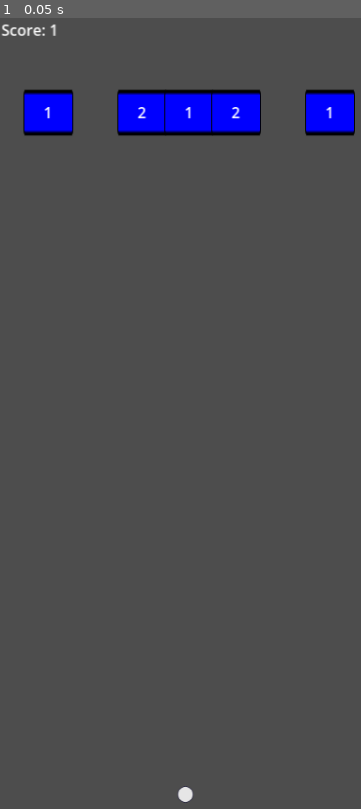
Above: before the commit, frame 1.
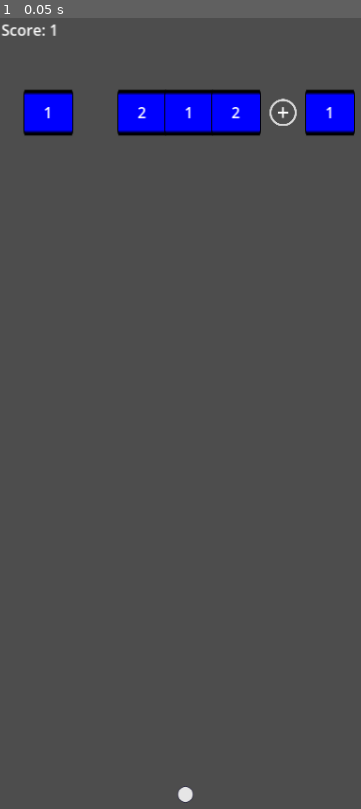
Above: after the commit, the same moment.

Repository: sfranks01/balls-v2
Game: Godot game, scene res://scenes/game_scene.tscn
Two runs of this game, one before a commit and one after it. Both use one fixed random seed, a clock stepped at 60 frames per second and the inputs below.
Inputs:
- Up to frame 1 (0.05 s): no input

The runs differ from the first frame. In frame 1, 0.1% of the frame differs, in the area x 74-83%, y 10-14%.

Commit message:
added ball pickup and score

Diff:
--- /dev/null
+++ b/scenes/add_ball_pickup.tscn
@@ -0,0 +1,20 @@
+[gd_scene load_steps=4 format=3 uid="uid://cc0cc84arxfsr"]
+
+[ext_resource type="Script" path="res://scripts/add_ball_pickup.gd" id="1_64xqt"]
+[ext_resource type="Texture2D" uid="uid://m12mayidajgn" path="res://assets/pickups/add_ball_pickup.png" id="1_icvb8"]
+
+[sub_resource type="CircleShape2D" id="CircleShape2D_vsgun"]
+radius = 60.407
+
+[node name="add_ball_pickup" type="Area2D"]
+scale = Vector2(0.25, 0.25)
+collision_mask = 2
+script = ExtResource("1_64xqt")
+
+[node name="CollisionShape2D" type="CollisionShape2D" parent="."]
+shape = SubResource("CircleShape2D_vsgun")
+
+[node name="Sprite2D" type="Sprite2D" parent="CollisionShape2D"]
+texture = ExtResource("1_icvb8")
+
+[connection signal="body_entered" from="." to="." method="_on_body_entered"]
--- a/scenes/ball.tscn
+++ b/scenes/ball.tscn
@@ -1,7 +1,7 @@
 [gd_scene load_steps=4 format=3 uid="uid://bo4f0bcsyc6jt"]
 
-[ext_resource type="Script" path="res://scenes/ball.gd" id="1_tg14p"]
-[ext_resource type="Texture2D" uid="uid://cakxf8knngj37" path="res://assets/Ball Gray.png" id="2_jh2js"]
+[ext_resource type="Script" path="res://scripts/ball.gd" id="1_tg14p"]
+[ext_resource type="Texture2D" uid="uid://cakxf8knngj37" path="res://assets/balls/Ball Gray.png" id="2_jh2js"]
 
 [sub_resource type="CircleShape2D" id="CircleShape2D_gnstr"]
 radius = 9.05539
--- a/scenes/brick.tscn
+++ b/scenes/brick.tscn
@@ -1,11 +1,62 @@
 [gd_scene load_steps=8 format=3 uid="uid://di6xlxce8cmku"]
 
 [ext_resource type="Script" path="res://scripts/brick.gd" id="1_ja63i"]
-[ext_resource type="Texture2D" uid="uid://baxmxqb3h7au" path="res://assets/Block Blue.png" id="2_wvu3y"]
+[ext_resource type="Texture2D" uid="uid://baxmxqb3h7au" path="res://assets/bricks/Block Blue.png" id="2_wvu3y"]
 [ext_resource type="AudioStream" uid="uid://c4v4x7odo7v3e" path="res://assets/sounds/explosion.wav" id="3_fone4"]
 
 [sub_resource type="RectangleShape2D" id="RectangleShape2D_4q4o5"]
 size = Vector2(54, 50)
+
+[sub_resource type="Animation" id="Animation_efqdc"]
+length = 0.001
+tracks/0/type = "value"
+tracks/0/imported = false
+tracks/0/enabled = true
+tracks/0/path = NodePath("Sprite2D:visible")
+tracks/0/interp = 1
+tracks/0/loop_wrap = true
+tracks/0/keys = {
+"times": PackedFloat32Array(0),
+"transitions": PackedFloat32Array(1),
+"update": 1,
+"values": [true]
+}
+tracks/1/type = "value"
+tracks/1/imported = false
+tracks/1/enabled = true
+tracks/1/path = NodePath("CollisionShape2D:disabled")
+tracks/1/interp = 1
+tracks/1/loop_wrap = true
+tracks/1/keys = {
+"times": PackedFloat32Array(0),
+"transitions": PackedFloat32Array(1),
+"update": 1,
+"values": [false]
+}
+tracks/2/type = "value"
+tracks/2/imported = false
+tracks/2/enabled = true
+tracks/2/path = NodePath("Health:visible")
+tracks/2/interp = 1
+tracks/2/loop_wrap = true
+tracks/2/keys = {
+"times": PackedFloat32Array(0),
+"transitions": PackedFloat32Array(1),
+"update": 1,
+"values": [true]
+}
+tracks/3/type = "value"
+tracks/3/imported = false
+tracks/3/enabled = true
+tracks/3/path = NodePath("BrickDestroyedSound:playing")
+tracks/3/interp = 1
+tracks/3/loop_wrap = true
+tracks/3/keys = {
+"times": PackedFloat32Array(0),
+"transitions": PackedFloat32Array(1),
+"update": 1,
+"values": [false]
+}
 
 [sub_resource type="Animation" id="Animation_0tkgm"]
 resource_name = "brick_destroyed"
@@ -72,57 +123,6 @@
 }]
 }
 
-[sub_resource type="Animation" id="Animation_efqdc"]
-length = 0.001
-tracks/0/type = "value"
-tracks/0/imported = false
-tracks/0/enabled = true
-tracks/0/path = NodePath("Sprite2D:visible")
-tracks/0/interp = 1
-tracks/0/loop_wrap = true
-tracks/0/keys = {
-"times": PackedFloat32Array(0),
-"transitions": PackedFloat32Array(1),
-"update": 1,
-"values": [true]
-}
-tracks/1/type = "value"
-tracks/1/imported = false
-tracks/1/enabled = true
-tracks/1/path = NodePath("CollisionShape2D:disabled")
-tracks/1/interp = 1
-tracks/1/loop_wrap = true
-tracks/1/keys = {
-"times": PackedFloat32Array(0),
-"transitions": PackedFloat32Array(1),
-"update": 1,
-"values": [false]
-}
-tracks/2/type = "value"
-tracks/2/imported = false
-tracks/2/enabled = true
-tracks/2/path = NodePath("Health:visible")
-tracks/2/interp = 1
-tracks/2/loop_wrap = true
-tracks/2/keys = {
-"times": PackedFloat32Array(0),
-"transitions": PackedFloat32Array(1),
-"update": 1,
-"values": [true]
-}
-tracks/3/type = "value"
-tracks/3/imported = false
-tracks/3/enabled = true
-tracks/3/path = NodePath("BrickDestroyedSound:playing")
-tracks/3/interp = 1
-tracks/3/loop_wrap = true
-tracks/3/keys = {
-"times": PackedFloat32Array(0),
-"transitions": PackedFloat32Array(1),
-"update": 1,
-"values": [false]
-}
-
 [sub_resource type="AnimationLibrary" id="AnimationLibrary_lb6j2"]
 _data = {
 "RESET": SubResource("Animation_efqdc"),
@@ -159,11 +159,10 @@
 vertical_alignment = 1
 justification_flags = 131
 max_lines_visible = 1
-visible_characters = 3
-visible_ratio = 1.5
 
 [node name="BrickDestroyedSound" type="AudioStreamPlayer" parent="."]
 stream = ExtResource("3_fone4")
+volume_db = -11.642
 
 [node name="AnimationPlayer" type="AnimationPlayer" parent="."]
 libraries = {
--- a/scenes/game_scene.tscn
+++ b/scenes/game_scene.tscn
@@ -1,17 +1,22 @@
-[gd_scene load_steps=8 format=3 uid="uid://v6k8mkeqkx0l"]
+[gd_scene load_steps=9 format=3 uid="uid://v6k8mkeqkx0l"]
 
 [ext_resource type="Script" path="res://scripts/game_scene.gd" id="1_t2a51"]
 [ext_resource type="Script" path="res://scripts/stats_manager.gd" id="2_d0667"]
 [ext_resource type="Script" path="res://scripts/wall_controller.gd" id="3_4o5do"]
-[ext_resource type="Script" path="res://scenes/ball_controller.gd" id="4_7qlna"]
-[ext_resource type="Script" path="res://scenes/aim_line.gd" id="5_t2q7q"]
-[ext_resource type="Script" path="res://scenes/brick_controller.gd" id="6_vktwl"]
+[ext_resource type="Script" path="res://scripts/ball_controller.gd" id="4_7qlna"]
+[ext_resource type="Script" path="res://scripts/aim_line.gd" id="5_t2q7q"]
+[ext_resource type="Script" path="res://scripts/brick_controller.gd" id="6_vktwl"]
 [ext_resource type="PackedScene" uid="uid://di6xlxce8cmku" path="res://scenes/brick.tscn" id="7_dcqjs"]
+[ext_resource type="PackedScene" uid="uid://cc0cc84arxfsr" path="res://scenes/add_ball_pickup.tscn" id="8_cdlf4"]
 
 [node name="GameScene" type="Node2D"]
 script = ExtResource("1_t2a51")
 
+[node name="Camera2D" type="Camera2D" parent="."]
+position = Vector2(195, 424)
+
 [node name="StatsManager" type="Node2D" parent="."]
+unique_name_in_owner = true
 script = ExtResource("2_d0667")
 
 [node name="ScoreLabel" type="Label" parent="StatsManager"]
@@ -36,7 +41,8 @@
 visible = false
 position = Vector2(506, 29)
 
-[node name="Camera2D" type="Camera2D" parent="."]
-position = Vector2(195, 424)
+[node name="AddBallPickup" parent="BrickController" instance=ExtResource("8_cdlf4")]
+visible = false
+position = Vector2(174, 54)
 
 [connection signal="game_over" from="BrickController" to="." method="_on_brick_controller_game_over"]
--- /dev/null
+++ b/scripts/add_ball_pickup.gd
@@ -0,0 +1,13 @@
+# add_ball_pickup.gd
+extends Area2D
+
+#@onready var stats_manager: Node2D = %StatsManager
+@onready var stats_manager = get_node("/root/GameScene/StatsManager")
+
+func _ready():
+	print("Stats Manager reference:", stats_manager)
+
+func _on_body_entered(body):
+	print("ball_collide")
+	stats_manager.add_ball(1)
+	queue_free()
--- a/scenes/aim_line.gd
+++ b/scripts/aim_line.gd
@@ -10,7 +10,7 @@
 func update_aim(start_pos: Vector2, direction: Vector2):
 	clear_points()
 	add_point(start_pos)
-	add_point(start_pos + direction * 200)  # Line length of 100 pixels
+	add_point(start_pos + direction * 400)  # Line length of 400 pixels
 
 func hide_line():
 	clear_points()
--- a/scenes/ball.gd
+++ b/scripts/ball.gd
@@ -5,7 +5,7 @@
 
 signal ball_lost(x_position: float)  # Modified to pass the x position
 
-const SPEED: float = 800.0
+var SPEED: float = 800.0
 const COLLISION_BOUNCE: float = 1.0
 var window_size: Vector2 = DisplayServer.window_get_size()
 
--- a/scenes/ball_controller.gd
+++ b/scripts/ball_controller.gd
@@ -14,12 +14,22 @@
 var is_launching: bool = false
 var last_ball_x_position: float = -1  # Store last ball's x position
 var launch_position: Vector2  # Renamed from initial_position to be clearer
+@onready var launch_area_visual = ColorRect.new()
+var can_launch = true
 
 func _ready():
 	# Set initial launch position only for the first time
 	launch_position = Vector2(393/2, 852 - 25)
 	last_ball_x_position = launch_position.x  # Initialize with center position
 	create_preview_ball()
+	#
+	#launch_area_visual.color = Color(0, 1, 0, 0.2)  # Semi-transparent green
+	## Position and size (making it the bottom half of the screen)
+	#var viewport_size = get_viewport_rect().size
+	#launch_area_visual.position = Vector2(0, viewport_size.y / 2)
+	#launch_area_visual.size = Vector2(viewport_size.x, viewport_size.y / 2)
+	#
+	#add_child(launch_area_visual)
 
 func create_preview_ball():
 	preview_ball = BALL_SCENE.instantiate()
@@ -36,6 +46,7 @@
 
 	is_launching = true
 	preview_ball.hide()
+	#launch_area_visual.hide()
 
 	var launch_position = preview_ball.position
 
--- a/scenes/brick_controller.gd
+++ b/scripts/brick_controller.gd
@@ -5,7 +5,7 @@
 
 const BRICK_SCENE = preload("res://scenes/Brick.tscn")
 const BRICKS_PER_ROW = 7
-const MAX_EMPTY_SPACES = 3
+const MAX_EMPTY_SPACES = 4
 const BRICK_PADDING = 5
 const BOTTOM_DANGER_Y = 800  # 852 - 25, matching ball launch height
 const START_Y = 100  # Where first row appears
@@ -14,6 +14,7 @@
 
 @onready var stats_manager = get_node("../StatsManager")
 @onready var wall_controller: Node2D = $"../WallController"
+var add_ball_pickup_scene = preload("res://scenes/add_ball_pickup.tscn")
 
 
 var rows = []  # Array of arrays, each inner array is a row of bricks
@@ -30,7 +31,7 @@
 
 func create_new_row():
 	var new_row = []
-	var empty_spaces = randi_range(1, MAX_EMPTY_SPACES)
+	var empty_spaces = randi_range(1, MAX_EMPTY_SPACES-1)
 	var empty_positions = []
 
 
@@ -40,12 +41,30 @@
 		if pos not in empty_positions:
 			empty_positions.append(pos)
 
+		# 90% chance to spawn a pickup in this row
+	var will_spawn_pickup = randf() <= 0.9
+
+	# If we're spawning a pickup, randomly choose which empty space gets it
+	var pickup_position = -1
+	if will_spawn_pickup and empty_positions.size() > 0:
+		pickup_position = empty_positions[randi() % empty_positions.size()]
+
 	var usable_width = BRICK_PADDING * (BRICKS_PER_ROW + 1)
 	var start_x = BRICK_PADDING + BRICK_WIDTH
 
 	for i in range(BRICKS_PER_ROW):
 		if i in empty_positions:
-			new_row.append(null)
+			if i == pickup_position:
+				 # Spawn pickup in this empty space
+				var add_ball_pickup = add_ball_pickup_scene.instantiate()
+				var x = start_x + (i * (BRICK_WIDTH + BRICK_PADDING))
+				var y = START_Y
+				add_ball_pickup.position = Vector2(x, y)
+				add_child(add_ball_pickup)
+				new_row.append(add_ball_pickup)
+			else:
+				# Empty space with no pickup
+				new_row.append(null)
 			continue
 
 		var brick = BRICK_SCENE.instantiate()
--- a/scripts/game_scene.gd
+++ b/scripts/game_scene.gd
@@ -13,6 +13,7 @@
 func _ready():
 	stats_manager.start_game()
 	ball_controller.connect("all_balls_lost", _on_all_balls_lost)
+	#$BrickController/AddBallPickup.ball_added.connect($StatsManager.on_ball_added)
 
 # Input handling for aiming and launching
 func _input(event):
--- a/scripts/stats_manager.gd
+++ b/scripts/stats_manager.gd
@@ -38,10 +38,15 @@
 
 func advance_level():
 	current_level += 1
-	ball_count += 1
 	score_label.text = "Score: " + str(current_level)
 	emit_signal("level_changed", current_level)
 	emit_signal("balls_changed", ball_count)
+
+func add_ball(amount):
+	# Increase ball count
+	ball_count += amount
+	print(ball_count)
+	# Update UI or other relevant game state
 
 # StatsManager.gd
 func get_brick_health() -> int:
Renamed: assets/Ball Black.png -> assets/balls/Ball Black.png
Not shown, changed: assets/balls/Ball Black.png.import
Renamed: assets/Ball Blue.png -> assets/balls/Ball Blue.png
Not shown, changed: assets/balls/Ball Blue.png.import
Renamed: assets/Ball Gray.png -> assets/balls/Ball Gray.png
Not shown, changed: assets/balls/Ball Gray.png.import
Renamed: assets/Ball Green.png -> assets/balls/Ball Green.png
Not shown, changed: assets/balls/Ball Green.png.import
Renamed: assets/Ball Orange.png -> assets/balls/Ball Orange.png
Not shown, changed: assets/balls/Ball Orange.png.import
Renamed: assets/Ball Pink.png -> assets/balls/Ball Pink.png
Not shown, changed: assets/balls/Ball Pink.png.import
(and 25 more such lines)
